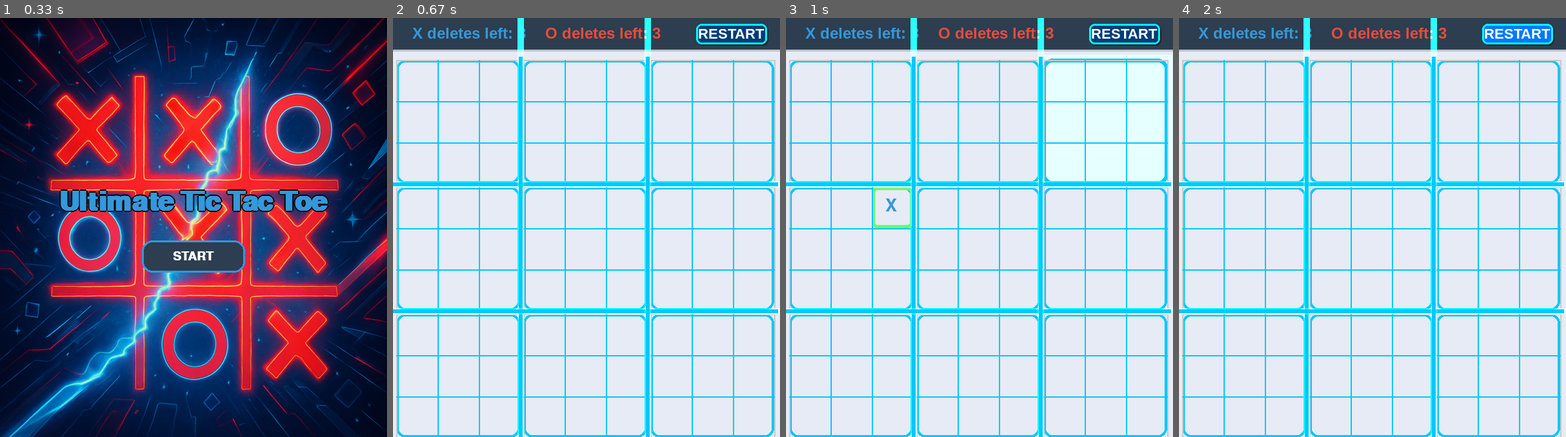
Above: before the commit, frames 1-4 (left to right).
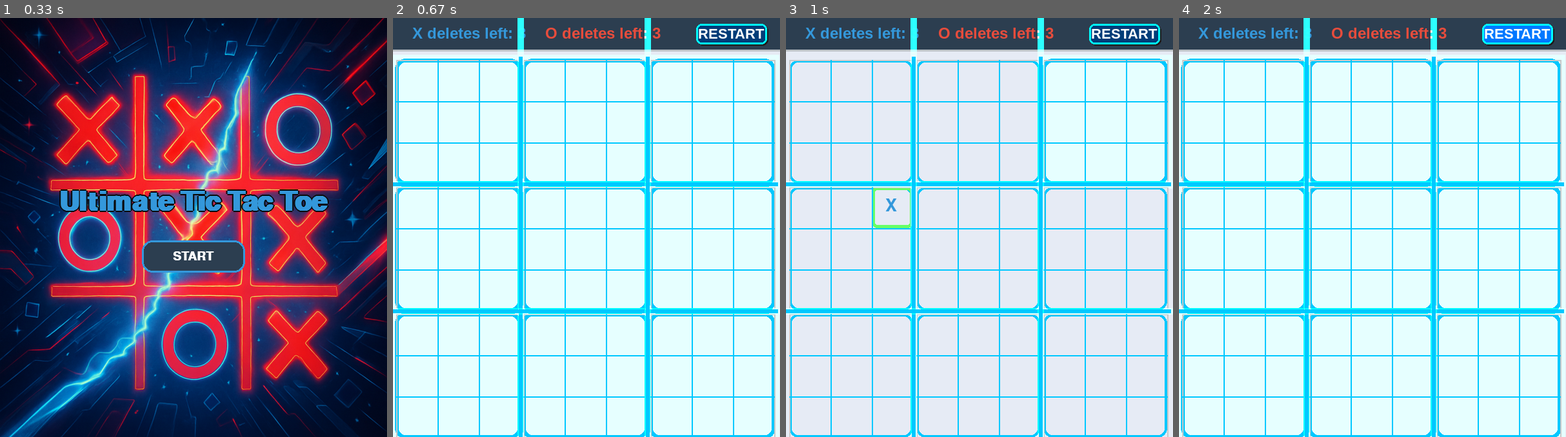
Above: after the commit, the same moments.

Repository: roeerozenstein/RinaProject
Game: pygame game, started from main.py
Two runs of this game, one before a commit and one after it. Both use one fixed random seed, a clock stepped at 60 frames per second and the inputs below.
Inputs (mouse positions are in pixels of both pictures, inside the frame that each line leads up to):
- Up to frame 1 (0.33 s): no input
- Up to frame 2 (0.67 s): click (571, 244) at 0.38 s
- Up to frame 3 (1 s): click (886, 231) at 0.72 s
- Up to frame 4 (2 s): click (1252, 323) at 1.05 s; click (1271, 72) at 1.38 s; click "RESTART" at 1.72 s

Frame 1 is identical in both runs. In frame 2, 1.2% of the frame differs, in the area x 0-99%, y 9-100%; in frame 3, nothing differs; in frame 4, 1.2%.

Commit message:
visual commit

Diff:
--- a/board.py
+++ b/board.py
@@ -122,8 +122,16 @@
                     surface.blit(glow_surf, (bx-4, by-4), special_flags=pygame.BLEND_RGBA_ADD)
                 # Draw main border
                 pygame.draw.rect(surface, NEON_BLUE, (bx, by, 3*CELL_SIZE, 3*CELL_SIZE), 4, border_radius=14)
-                # Highlight active board (where the next move must be played)
-                if self.active_board is not None and (r, c) == self.active_board:
+                # Highlight active board(s)
+                highlight_this = False
+                if self.active_board is not None:
+                    if (r, c) == self.active_board:
+                        highlight_this = True
+                else:
+                    # highlight all available boards
+                    if self.small_boards[r][c].winner is None and not self.is_board_full(r, c):
+                        highlight_this = True
+                if highlight_this:
                     active_glow = pygame.Surface((3*CELL_SIZE+16, 3*CELL_SIZE+16), pygame.SRCALPHA)
                     for i in range(18, 0, -3):
                         pygame.draw.rect(active_glow, (*NEON_BLUE, 120), (8-i, 8-i, 3*CELL_SIZE+16+2*i, 3*CELL_SIZE+16+2*i), border_radius=22)
@@ -166,10 +174,19 @@
     def handle_click(self, pos, current_player):
         if self.winner:
             return False
-        for r in range(3):
-            for c in range(3):
-                # אם יש לוח פעיל – נוודא שרק בו אפשר לשחק
-                if self.active_board and (r, c) != self.active_board:
+        # בדוק אם הלוח הפעיל תפוס (מלא או ניצח), ואם כן אפשר לשחק בכל לוח פתוח
+        if self.active_board:
+            r, c = self.active_board
+            if self.small_boards[r][c].winner is not None or self.is_board_full(r, c):
+                allowed_boards = None  # כל לוח פתוח
+            else:
+                allowed_boards = [self.active_board]
+        else:
+            allowed_boards = None  # כל לוח פתוח
+        for r in range(3):
+            for c in range(3):
+                # אם יש לוח פעיל (והוא לא תפוס) – נוודא שרק בו אפשר לשחק
+                if allowed_boards is not None and (r, c) not in allowed_boards:
                     continue
                 offset_x = c * 3 * CELL_SIZE + (c + 1) * PADDING
                 offset_y = r * 3 * CELL_SIZE + (r + 1) * PADDING
@@ -179,12 +196,12 @@
                     # קובע את הלוח הבא לפי התא שנבחר
                     cell_x = (pos[0] - offset_x) // CELL_SIZE
                     cell_y = (pos[1] - offset_y) // CELL_SIZE
-                    self.active_board = (cell_y, cell_x)
+                    next_board = (cell_y, cell_x)
                     # אם הלוח הבא כבר נגמר או מלא – נאפשר שחק בכל לוח פתוח
-                    if self.active_board:
-                        next_r, next_c = self.active_board
-                        if self.small_boards[next_r][next_c].winner is not None or self.is_board_full(next_r, next_c):
-                            self.active_board = None
+                    if self.small_boards[cell_y][cell_x].winner is not None or self.is_board_full(cell_y, cell_x):
+                        self.active_board = None
+                    else:
+                        self.active_board = next_board
                     self.last_move = (r, c, cell_y, cell_x)
                     return True
         return False
